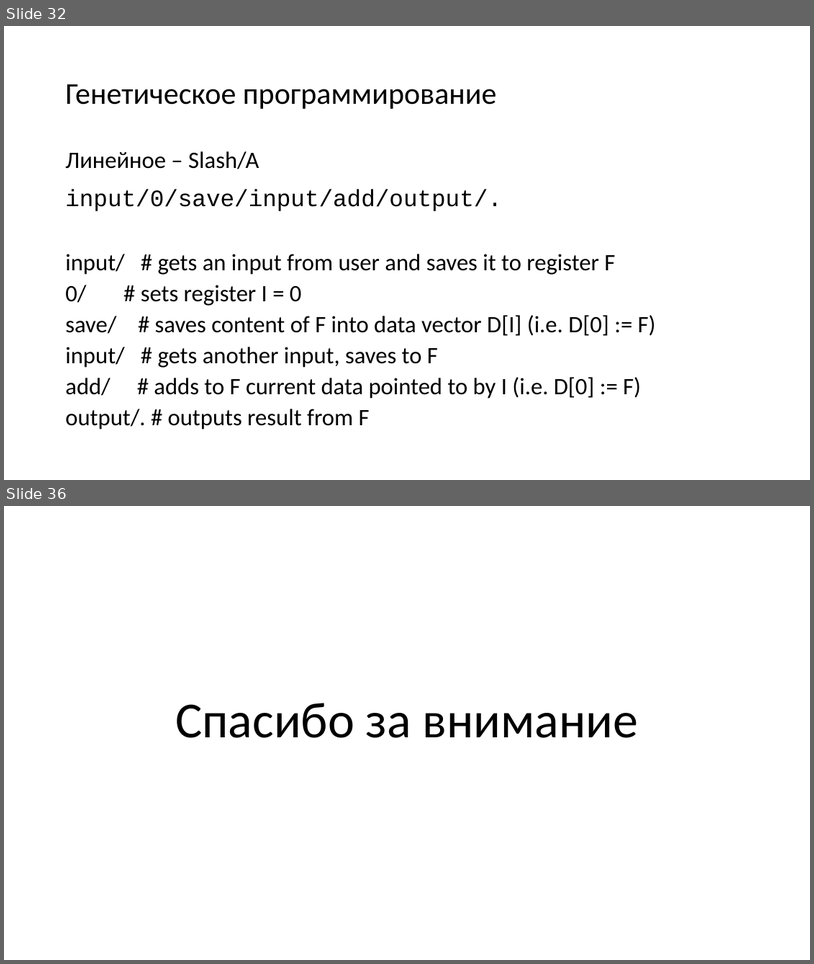
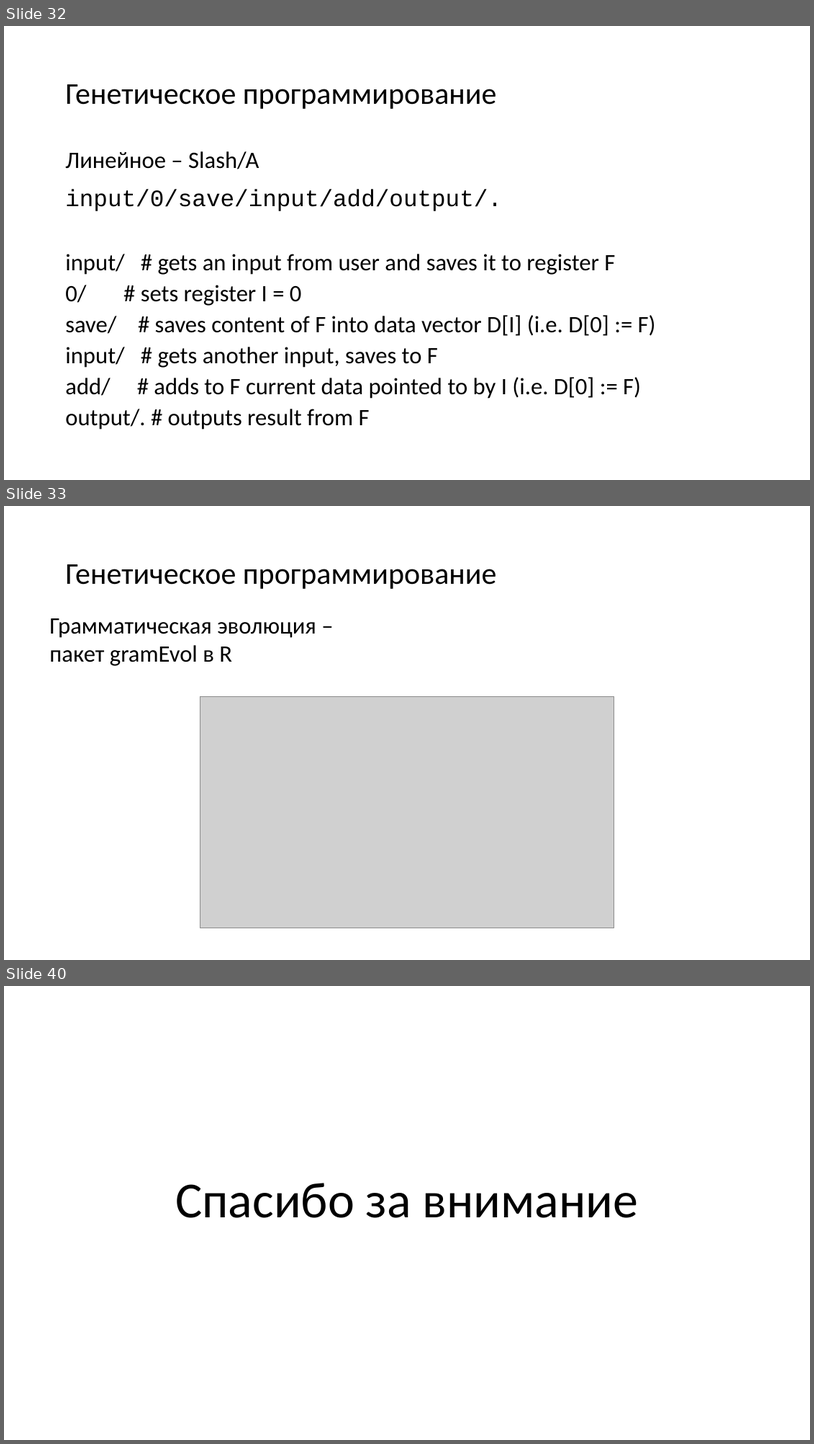
Before and after one commit to mosalov/AI_main_lectures, a slide deck: Лекция 15.pptx. Shown one above the other, each under a label of ours: slides 32 and 36 before the commit, slides 32, 33 and 40 after it; the slides between them are not shown. The pictures are 814x964 and 814x1444 pixels, drawn with LibreOffice and Linux fonts; fonts in the diff are those of the drawing; grey boxes stand for pictures. Boxes give left, top, right and bottom in pixels: in the first picture for what was removed or moved away, otherwise in the second. Text is boxed around its words. In the diff, an @@ line names an element or a change of style, - is before the commit and + after.

```diff
--- a/Лекция 15.pptx
+++ b/Лекция 15.pptx
@@ slide 33 added at (4,506,810,960), background #FFFFFF @@
@@ title added at (65,564,497,589), 36 pt, text #000000 @@
+Генетическое программирование
@@ text added at (49,618,316,666), 28 pt, text #000000 @@
+Грамматическая эволюция – пакет gramEvol в R
@@ picture added at (201,697,615,928) @@
@@ what was slide 36 is now slide 40 @@
```
Also in this commit, not shown: 4 slides changed, 3 other slides added, 1 other file.
